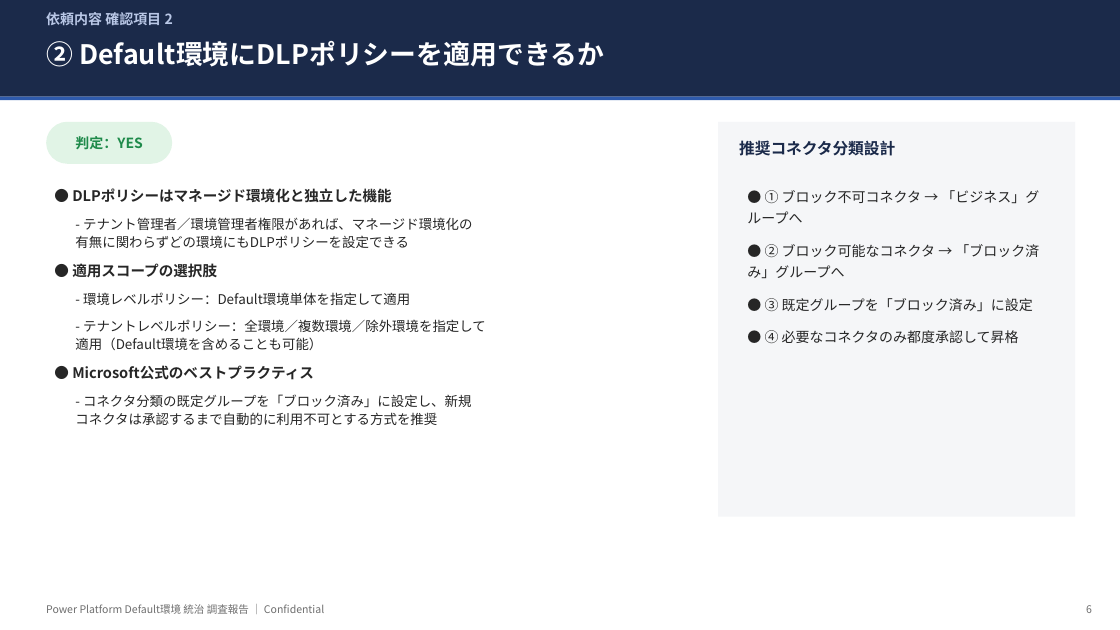
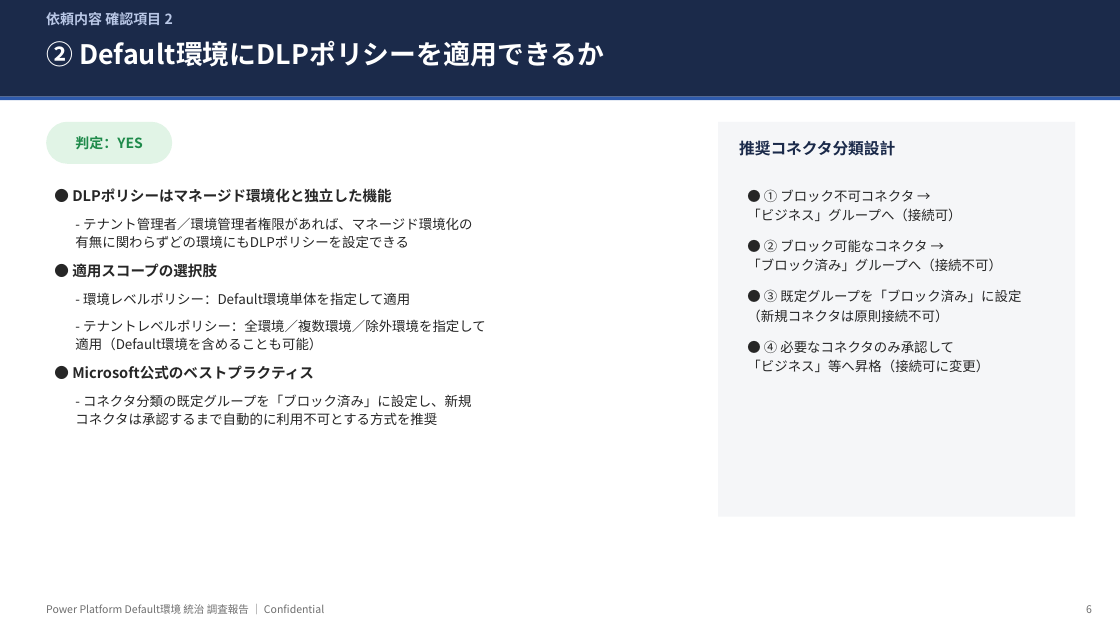
Before and after one commit to takuyanakamura881awc-beep/awc-naka881-repo, a slide deck: slide 6 of docs/PowerPlatform_DefaultEnv_Governance_Report.pptx. Drawn at 1120x630 pixels with LibreOffice and Linux fonts; fonts in the diff are those of the drawing. Boxes give left, top, right and bottom in pixels: in the first picture for what was removed or moved away, otherwise in the second. Text is boxed around its words. In the diff, an @@ line names an element or a change of style, - is before the commit and + after.

```diff
--- a/docs/PowerPlatform_DefaultEnv_Governance_Report.pptx
+++ b/docs/PowerPlatform_DefaultEnv_Governance_Report.pptx
@@ text at (x1=747, y1=189, x2=1021, y2=372): text changed; size 12 to 11.5 pt @@
-● ① ブロック不可コネクタ → 「ビジネス」グループへ
-● ② ブロック可能なコネクタ → 「ブロック済み」グループへ
-● ③ 既定グループを「ブロック済み」に設定
-● ④ 必要なコネクタのみ都度承認して昇格
+● ① ブロック不可コネクタ →
+「ビジネス」グループへ（接続可）
+● ② ブロック可能なコネクタ →
+「ブロック済み」グループへ（接続不可）
+● ③ 既定グループを「ブロック済み」に設定
+（新規コネクタは原則接続不可）
+● ④ 必要なコネクタのみ承認して
+「ビジネス」等へ昇格（接続可に変更）
```
Also in this commit, not shown: 12 other slides changed, 1 slide added.
